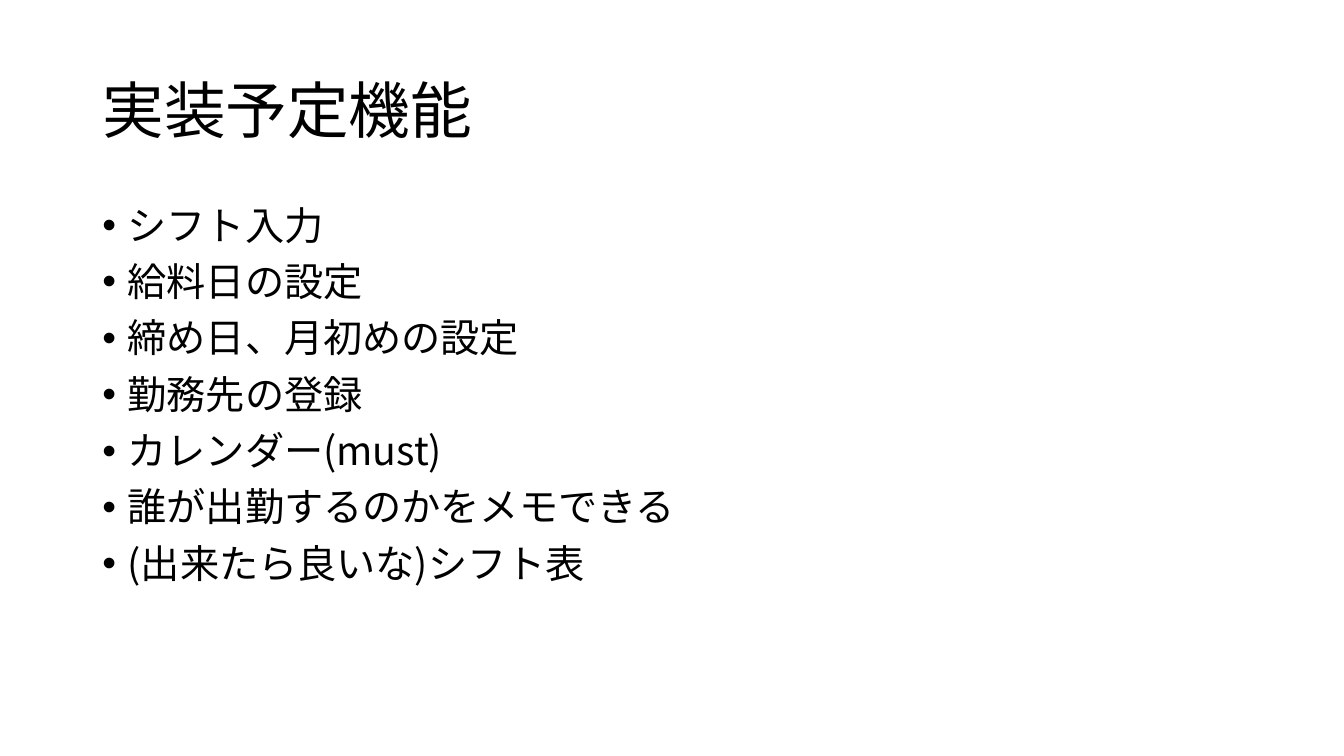
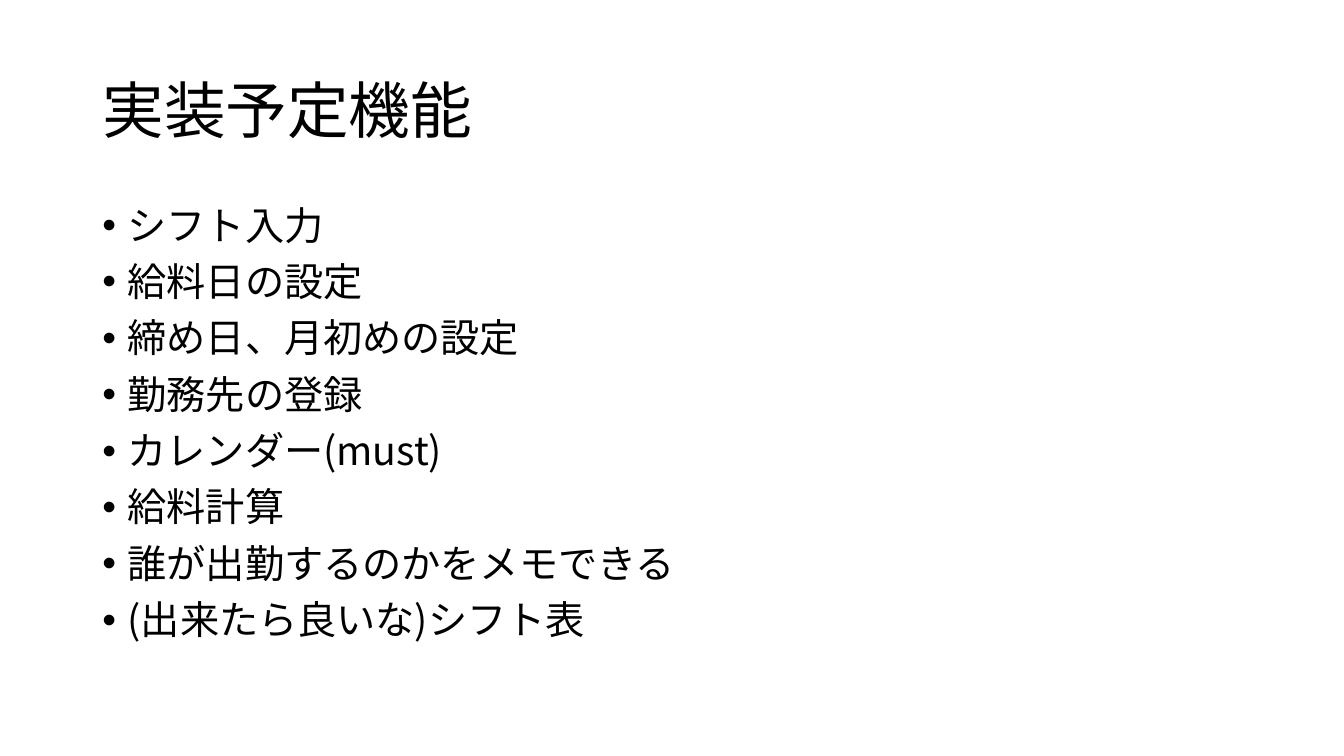
Before and after one commit to KotaWata223/flutter_application, a slide deck: slide 3 of シフマネ_渡辺晃大朗.pptx. Drawn at 1344x756 pixels with LibreOffice and Linux fonts; fonts in the diff are those of the drawing. Boxes give left, top, right and bottom in pixels: in the first picture for what was removed or moved away, otherwise in the second. Text is boxed around its words. In the diff, an @@ line names an element or a change of style, - is before the commit and + after.

```diff
--- a/シフマネ_渡辺晃大朗.pptx
+++ b/シフマネ_渡辺晃大朗.pptx
@@ text at box(128, 488, 285, 525): paragraph added @@
+• 給料計算
```
Also in this commit, not shown: 1 other slide changed, 5 other files.
